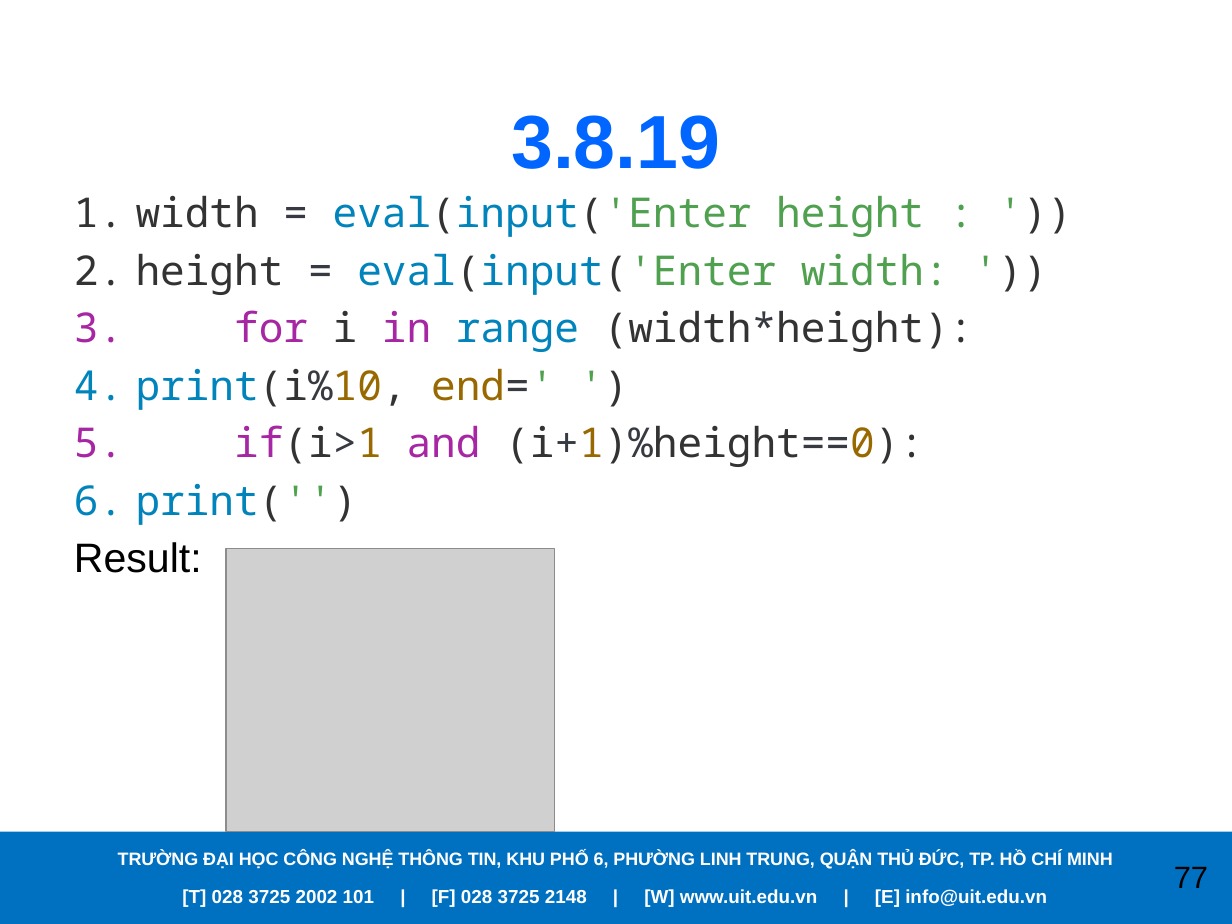
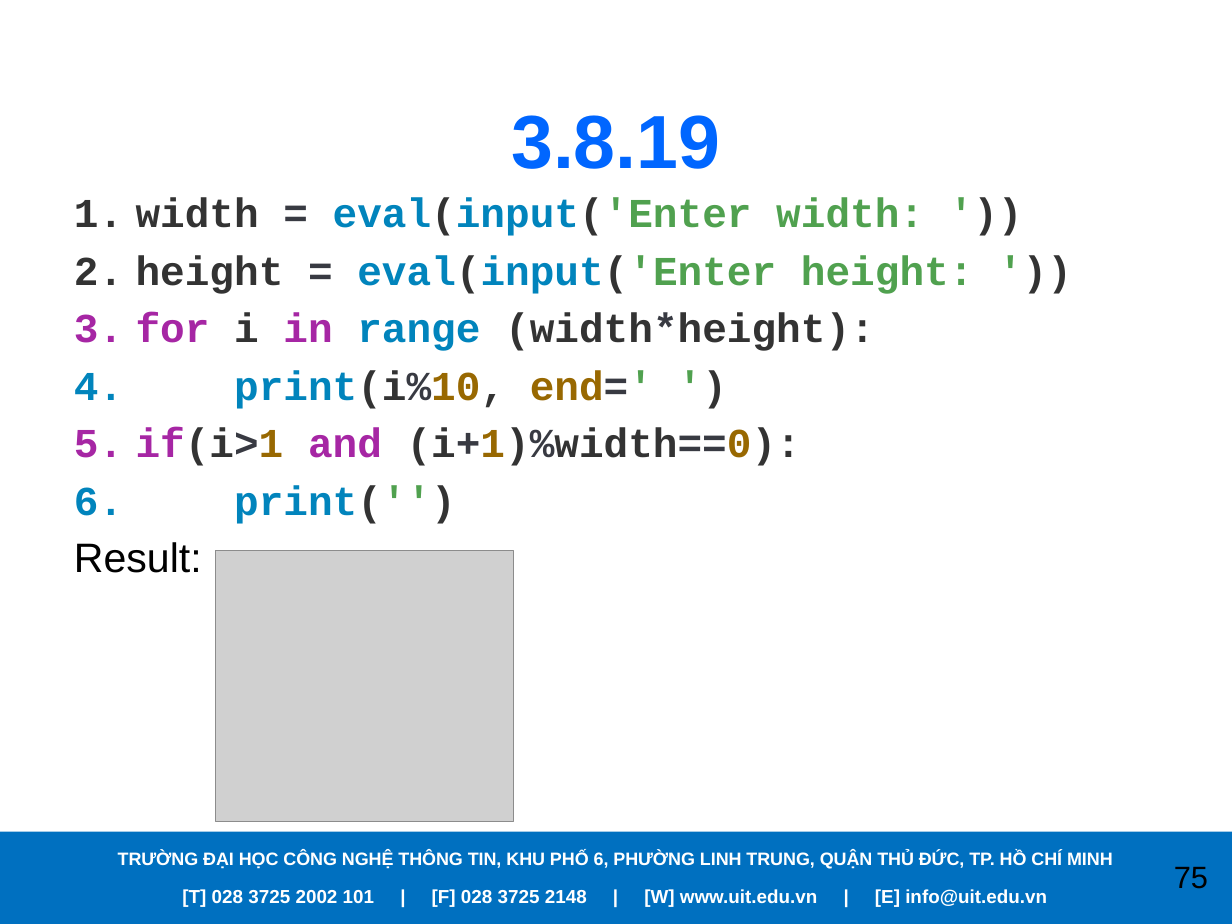
Before and after one commit to PhanVinhLong/APracticalIntroductionToPythonProgramming, a slide deck: slide 75 of Presentations/Chapter03.pptx (slide 77 before the commit). Drawn at 1232x924 pixels with LibreOffice and Linux fonts; fonts in the diff are those of the drawing; grey boxes stand for pictures; background and template pictures are left out. Boxes give left, top, right and bottom in pixels: in the first picture for what was removed or moved away, otherwise in the second. Text is boxed around its words. In the diff, an @@ line names an element or a change of style, - is before the commit and + after.

```diff
--- a/Presentations/Chapter03.pptx
+++ b/Presentations/Chapter03.pptx
@@ text at bbox=[136, 198, 974, 294]: text changed; font Noto Sans Mono to Courier New; bold on @@
-1. width = eval(input('Enter height : '))
-2. height = eval(input('Enter width: '))
+1. width = eval(input('Enter width: '))
+2. height = eval(input('Enter height: '))
@@ text at bbox=[74, 313, 875, 573]: font Noto Sans Mono to Courier New, bold on in "for i in range (width*height):", "print(i%10, end=' ')", "print('')"; alignment justified to left @@
@@ text at bbox=[136, 428, 801, 466]: text changed; font Noto Sans Mono to Courier New; bold on @@
-5. if(i>1 and (i+1)%height==0):
+5. if(i>1 and (i+1)%width==0):
@@ picture: place and size @@
-picture at bbox=[225, 548, 554, 832]
+picture at bbox=[216, 551, 514, 822]
@@ page number at bbox=[1174, 867, 1208, 889]: text changed @@
-77
+75
```
Also in this commit, not shown: 23 other slides changed, 2 slides removed, 7 other files.
